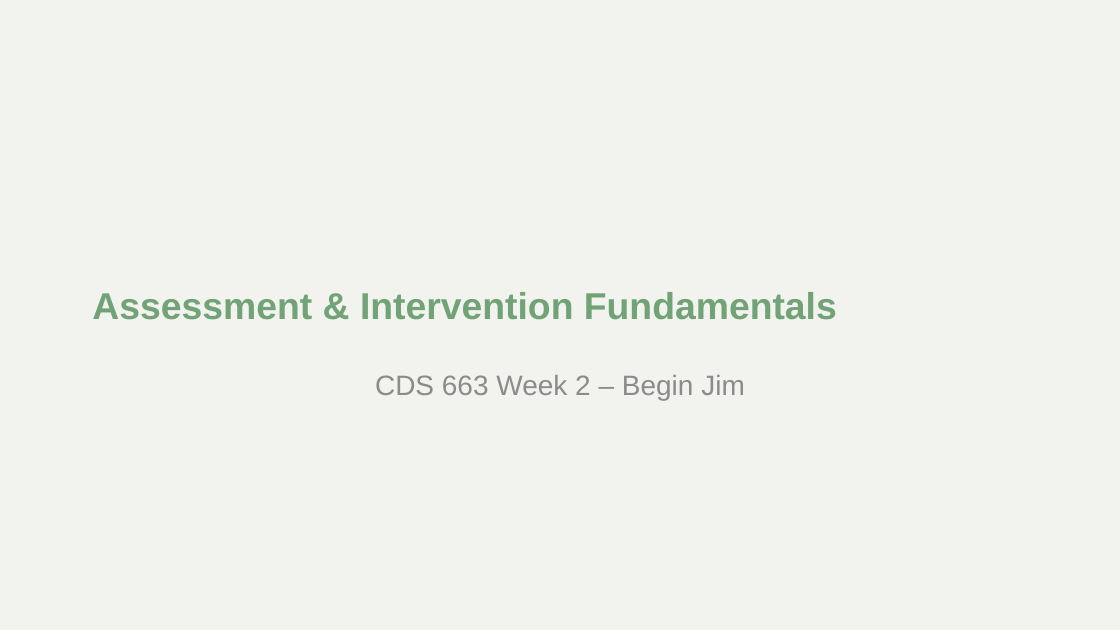
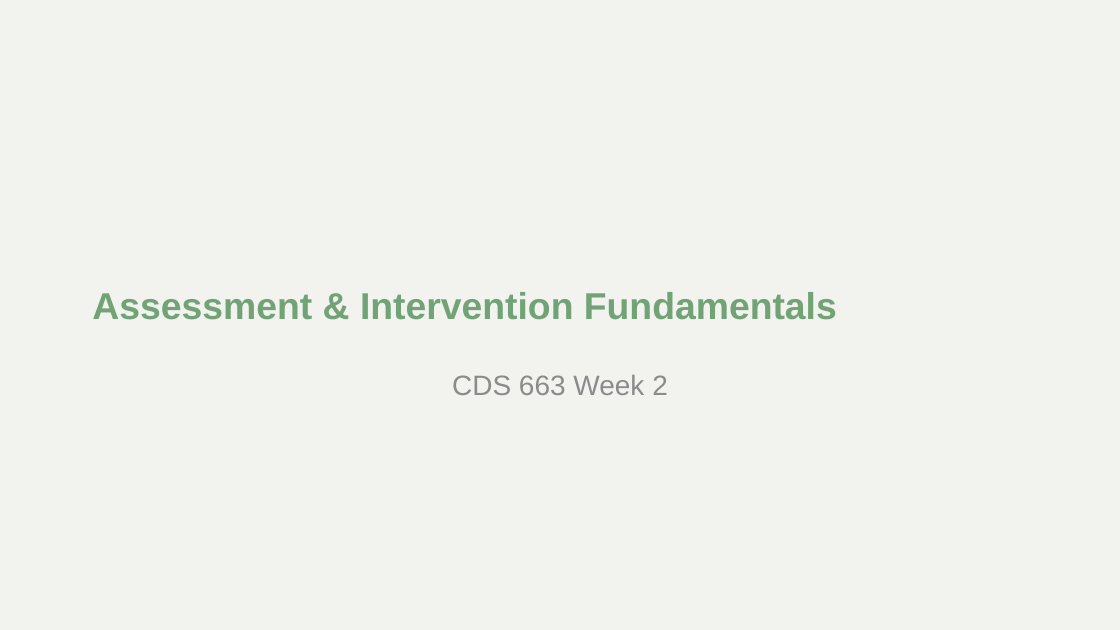
Before and after one commit to Jim-Wright90/cds_663_winter_2021, a slide deck: slide 1 of slides/Week2__21_Assessment_Fundamentals.pptx. Drawn at 1120x630 pixels with LibreOffice and Linux fonts; fonts in the diff are those of the drawing. Boxes give left, top, right and bottom in pixels: in the first picture for what was removed or moved away, otherwise in the second. Text is boxed around its words. In the diff, an @@ line names an element or a change of style, - is before the commit and + after.

Commit message:
week 1 and 2 slide updates for Jim

```diff
--- a/slides/Week2__21_Assessment_Fundamentals.pptx
+++ b/slides/Week2__21_Assessment_Fundamentals.pptx
@@ subtitle at [452,375,668,395]: text changed @@
-CDS 663 Week 2 – Begin Jim
+CDS 663 Week 2
```
Also in this commit, not shown: 5 other slides changed, 2 slides removed, 1 other file.
